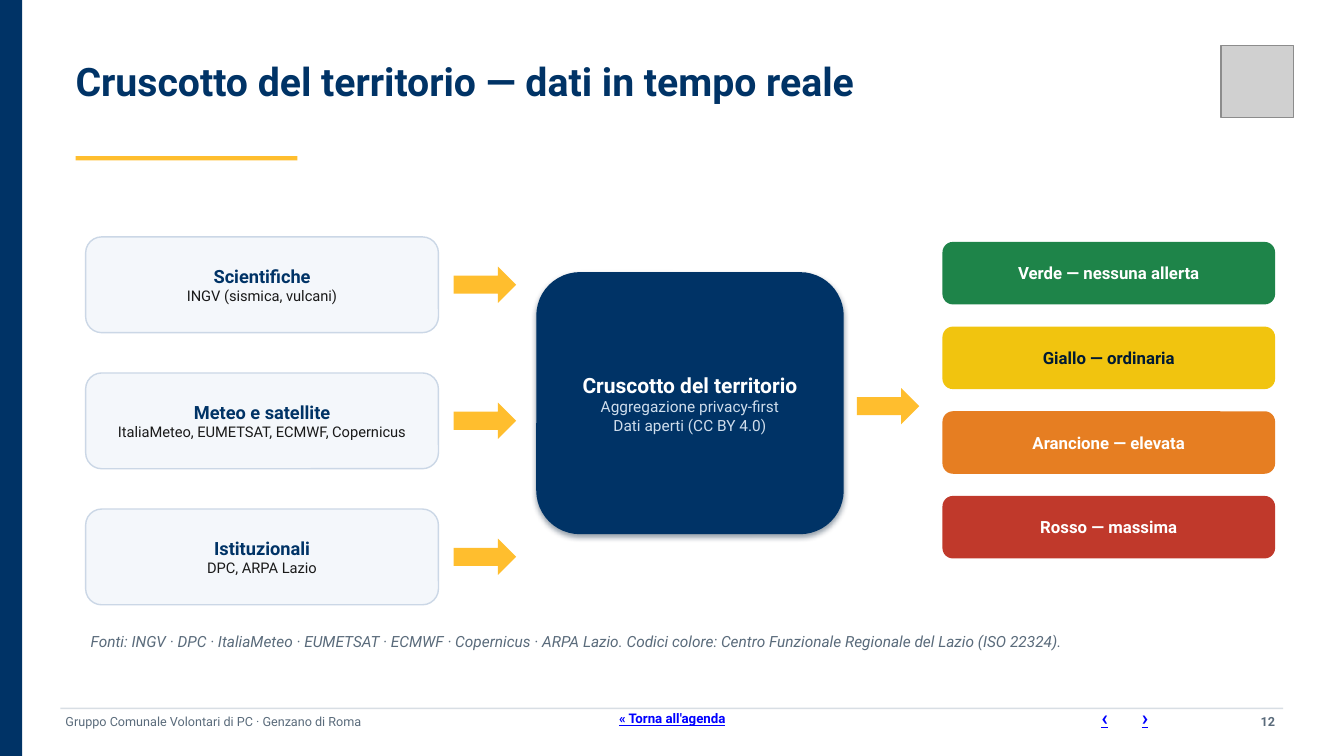
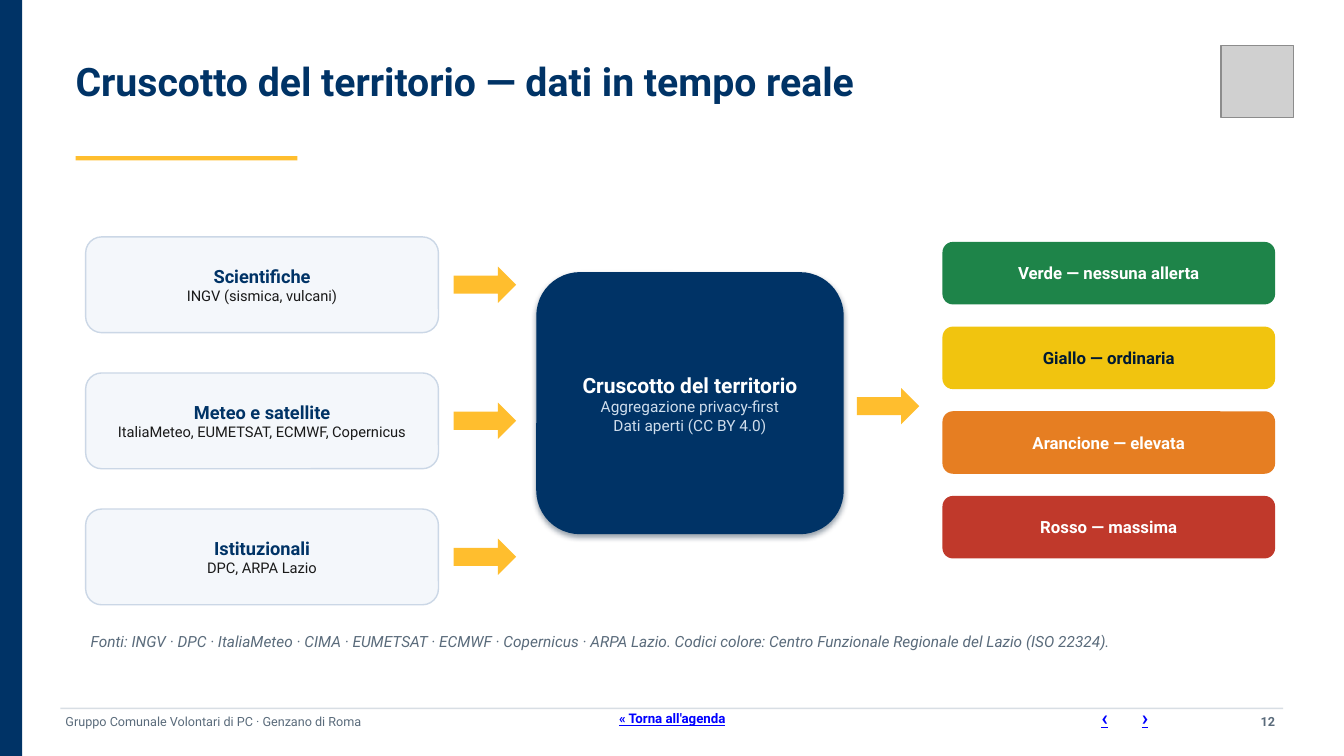
Before and after one commit to SviluppoItaliaDigitale/sito-pc-genzano, a slide deck: slide 12 of static/manuali/presentazione-struttura-sito.pptx. Drawn at 1344x756 pixels with LibreOffice and Linux fonts; fonts in the diff are those of the drawing; grey boxes stand for pictures. Boxes give left, top, right and bottom in pixels: in the first picture for what was removed or moved away, otherwise in the second. Text is boxed around its words. In the diff, an @@ line names an element or a change of style, - is before the commit and + after.

Commit message:
Deck: arricchite le fonti scientifiche (CIMA, CMCC, ISS, CNR-IRPI, ReLUIS) nelle slide pertinenti

```diff
--- a/static/manuali/presentazione-struttura-sito.pptx
+++ b/static/manuali/presentazione-struttura-sito.pptx
@@ text at [91, 635, 1109, 650]: text changed @@
-Fonti: INGV · DPC · ItaliaMeteo · EUMETSAT · ECMWF · Copernicus · ARPA Lazio. Codici colore: Centro Funzionale Regionale del Lazio (ISO 22324).
+Fonti: INGV · DPC · ItaliaMeteo · CIMA · EUMETSAT · ECMWF · Copernicus · ARPA Lazio. Codici colore: Centro Funzionale Regionale del Lazio (ISO 22324).
```
Also in this commit, not shown: 2 other slides changed, 2 other files.
